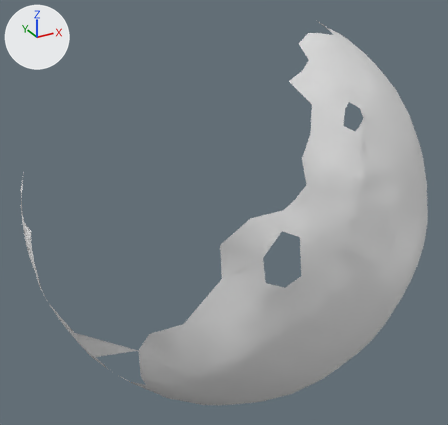
A saved change to the OBJ model res/final/onecam_fullvolume/12/cleanedup/FullVolium.000578.obj.
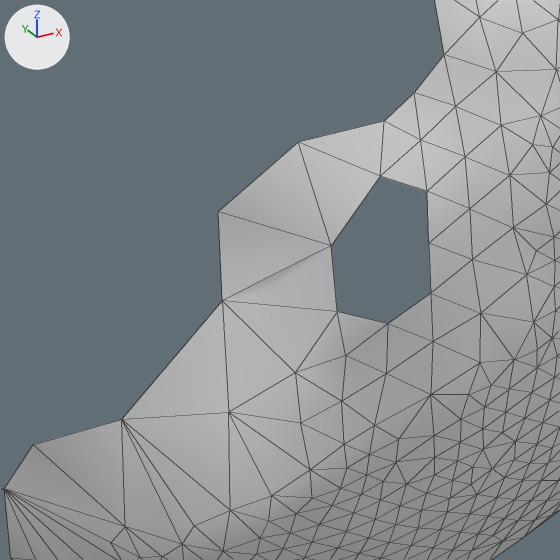
There are two pictures of each version: one whole from a 50 mm lens placed at (-922.9, -213.5, 1205.5), pointed at (-823.5, -32.7, 1115.1), one close up on the part from 31% to 78% of the width and 39% to 89% of the height. Lighting does not change. The marker at upper left points along +X, +Y and +Z. The close-ups show mesh edges as thin lines. Where no turn or scale is listed for an object, it has been applied to the vertices.

Objects in the first close-up: 'FullVolium.000578'.
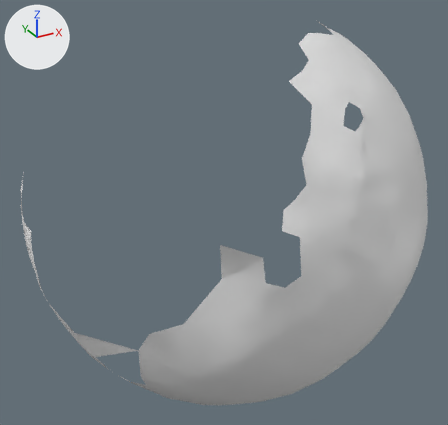
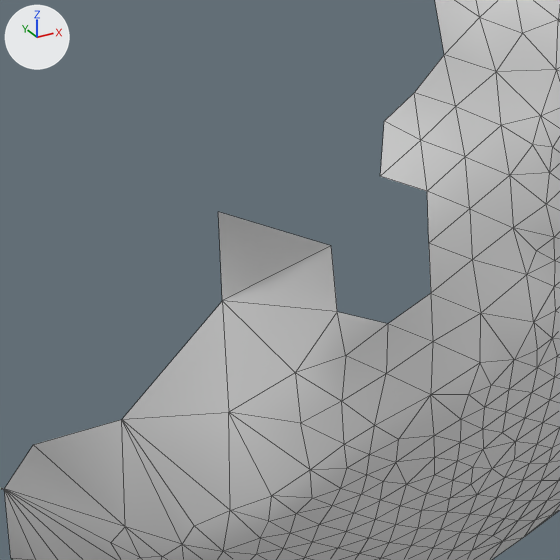
What differs and where, as boxes (x1, y1, x2, y2) in the close-ups (560 x 560 px):
part 1 of me_fullvolium_000578, deleted: before (219, 121, 384, 246)

The change, as a diff of the scene's bpy script:
```diff
--- a/res/final/onecam_fullvolume/12/cleanedup/FullVolium.000578.obj.py
+++ b/res/final/onecam_fullvolume/12/cleanedup/FullVolium.000578.obj.py
@@ me_fullvolium_000578 @@
 me_fullvolium_000578.from_pydata(...)  # 749 vertices, 1406 faces; spans x -888.3..-746.9, y -87.8..15.8, z 1051.1..1179.0
 # used by ob_fullvolium_000578; location = (0.0, 0.0, 0.0)
 # verts and faces of me_fullvolium_000578; kept vertices keep their numbers, new ones are numbered from 749
 # before: 712 (-831.5, -81.5, 1129.7) at pixel (380, 176), 726 (-829.2, -78.4, 1134.6) at pixel (384, 121), 734 (-838.1, -82.2, 1123.2) at pixel (331, 245), 747 (-840.2, -78.5, 1134.5) at pixel (298, 142), 748 (-848.6, -76.1, 1127.2) at pixel (218, 211)
+# me_fullvolium_000578 part 1
+delete_vertices([747])  # with the faces that use them
```
